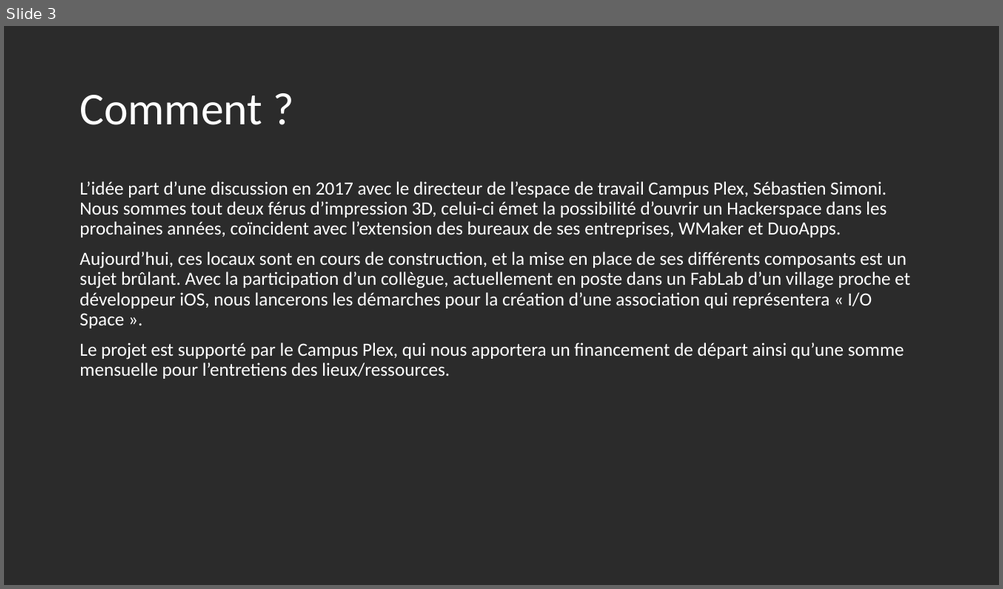
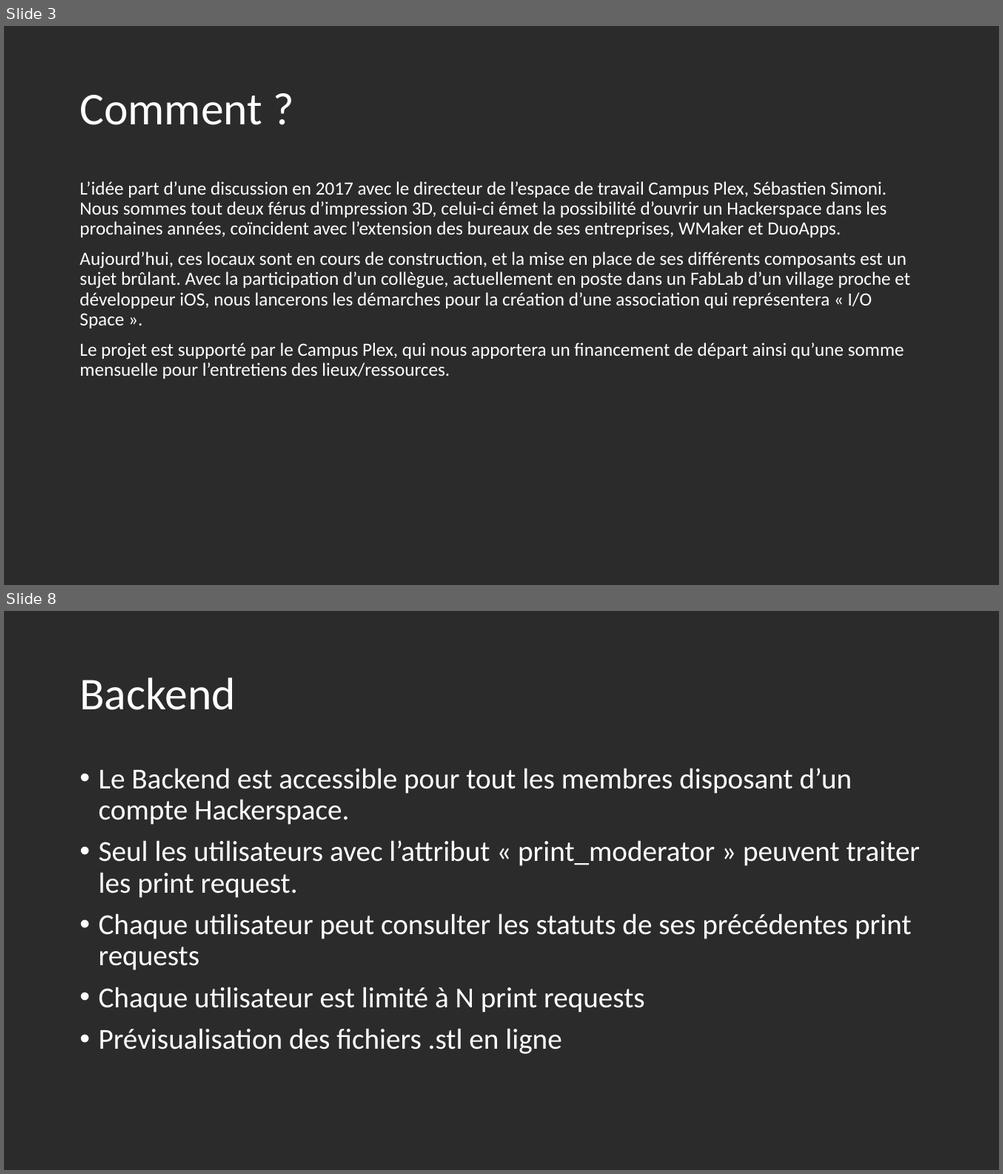
Before and after one commit to Kyalma/print_request, a slide deck: io_space.pptx. Shown one above the other, each under a label of ours: slide 3 before the commit, slides 3 and 8 after it; the slides between them are not shown. The pictures are 1003x589 and 1003x1174 pixels, drawn with LibreOffice and Linux fonts; fonts in the diff are those of the drawing; background and template pictures are left out; a plain dark background stands for a picture behind light text. Boxes give left, top, right and bottom in pixels: in the first picture for what was removed or moved away, otherwise in the second. Text is boxed around its words. In the diff, an @@ line names an element or a change of style, - is before the commit and + after.

```diff
--- a/io_space.pptx
+++ b/io_space.pptx
@@ slide 8 added at <box>4,611,999,1170</box>, background picture (left out) @@
@@ title added at <box>79,678,235,710</box>, 44 pt, text #FFFFFF @@
+Backend
@@ text added at <box>99,768,920,1054</box>, 28 pt, text #FFFFFF @@
+• Le Backend est accessible pour tout les membres disposant d’un compte Hackerspace.
+• Seul les utilisateurs avec l’attribut « print_moderator » peuvent traiter les print request.
+• Chaque utilisateur peut consulter les statuts de ses précédentes print requests
+• Chaque utilisateur est limité à N print requests
+• Prévisualisation des fichiers .stl en ligne
```
Also in this commit, not shown: 2 slides changed, 4 other slides added, 1 other file.
